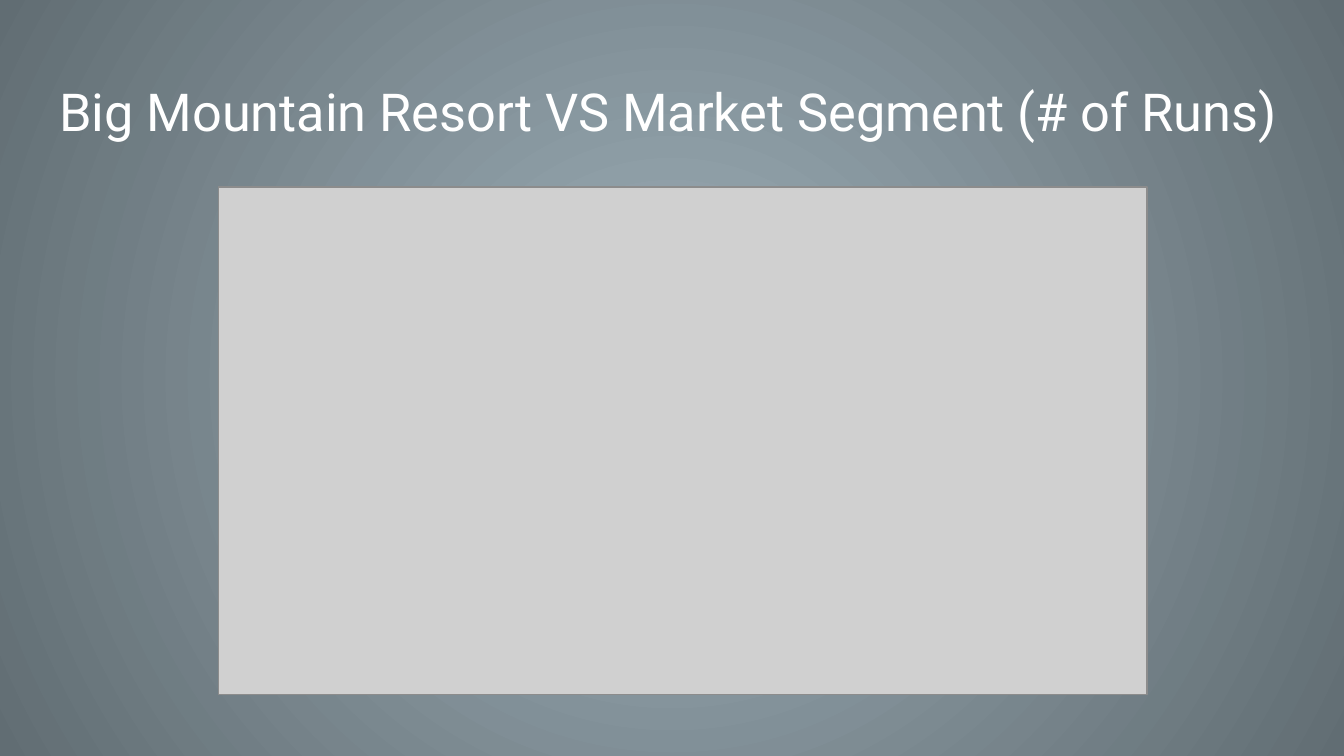
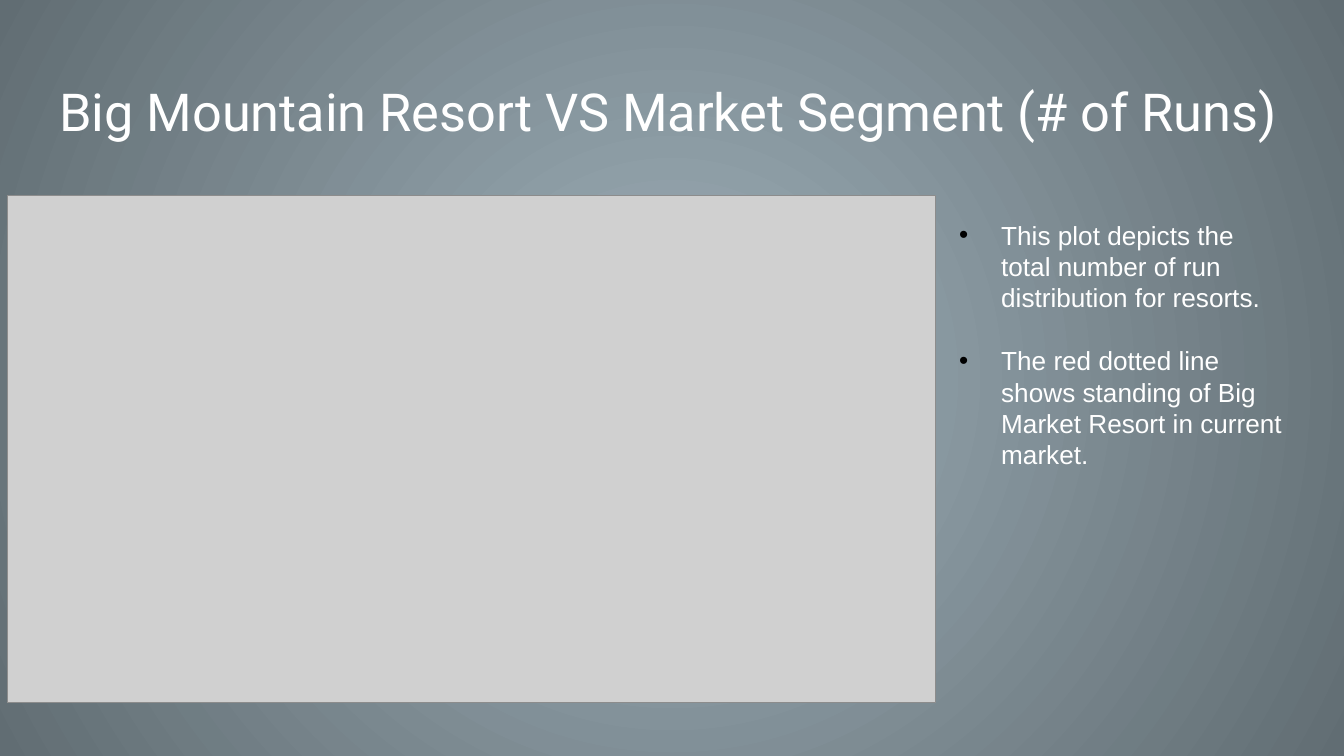
Before and after one commit to BhardwajAnshul/Springboard, a slide deck: slide 8 of DataScienceGuidedCapstone/GuidedCapstonProject_SlideDeck.pptx. Drawn at 1344x756 pixels with LibreOffice and Linux fonts; fonts in the diff are those of the drawing; grey boxes stand for pictures. Boxes give left, top, right and bottom in pixels: in the first picture for what was removed or moved away, otherwise in the second. Text is boxed around its words. In the diff, an @@ line names an element or a change of style, - is before the commit and + after.

```diff
--- a/DataScienceGuidedCapstone/GuidedCapstonProject_SlideDeck.pptx
+++ b/DataScienceGuidedCapstone/GuidedCapstonProject_SlideDeck.pptx
@@ picture: place and size @@
-picture at <box>219,187,1148,695</box>
+picture at <box>7,195,935,703</box>
@@ text added at <box>1001,226,1281,464</box>, 14 pt, text #FFFFFF @@
+• This plot depicts the total number of run distribution for resorts.
+• The red dotted line shows standing of Big Market Resort in current market.
```
Also in this commit, not shown: 4 other slides changed, 3 other files.
